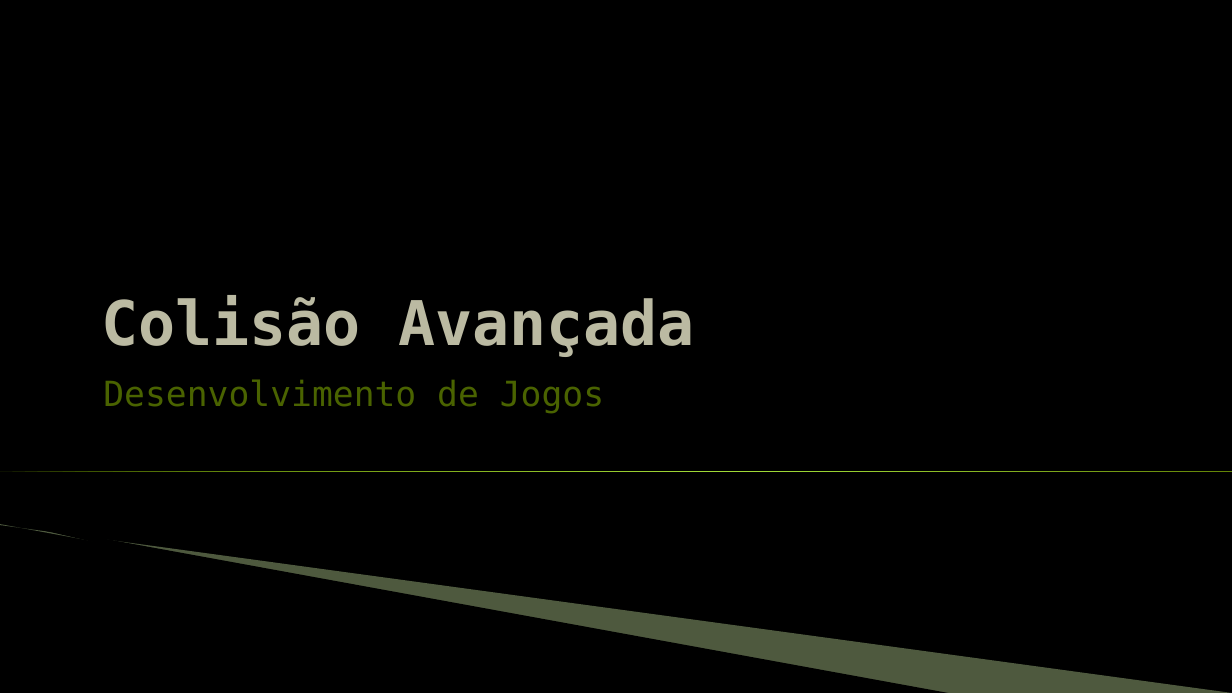
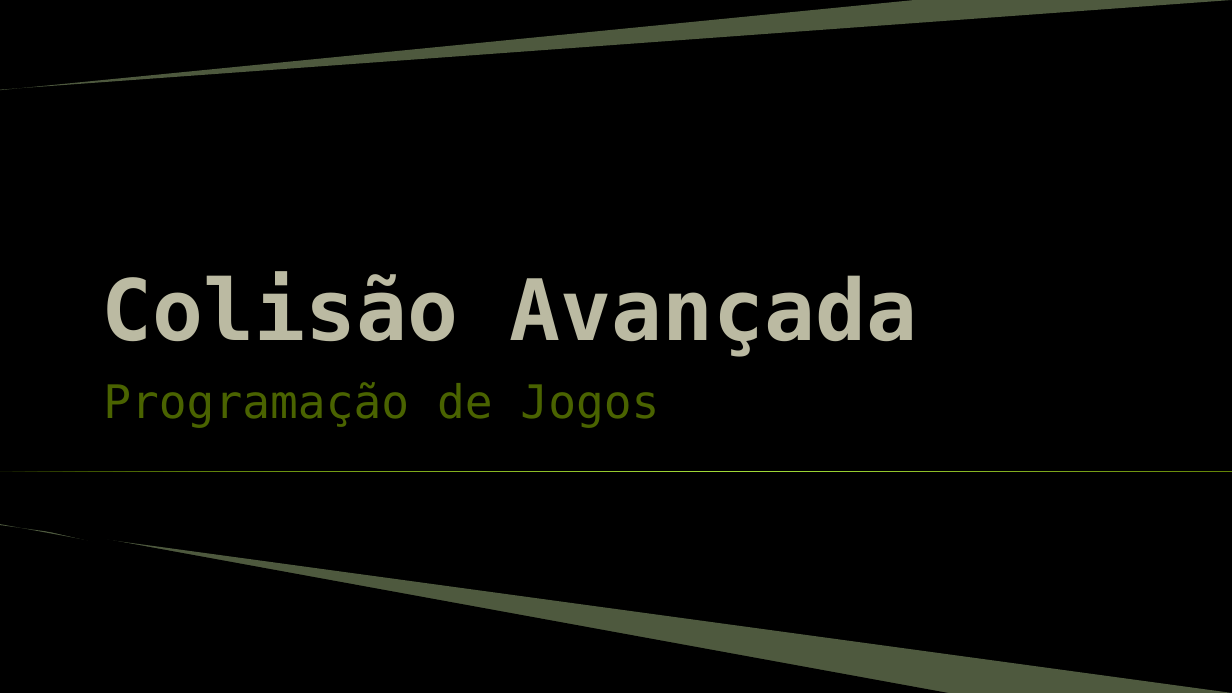
Before and after one commit to JudsonSS/Jogos, a slide deck: slide 1 of Slides/23. Colisão Avançada.pptx. Drawn at 1232x693 pixels with LibreOffice and Linux fonts; fonts in the diff are those of the drawing; background and template pictures are left out. Boxes give left, top, right and bottom in pixels: in the first picture for what was removed or moved away, otherwise in the second. Text is boxed around its words. In the diff, an @@ line names an element or a change of style, - is before the commit and + after.

```diff
--- a/Slides/23. Colisão Avançada.pptx
+++ b/Slides/23. Colisão Avançada.pptx
@@ freeform shape added at box(0, 0, 1232, 91), fill #C3E19D at 40% opacity @@
@@ title "Colisão Avançada" at box(101, 271, 917, 357): size 48 to 66 pt @@
@@ subtitle at box(103, 382, 659, 428): text changed; size 27 to 36 pt @@
-Desenvolvimento de Jogos
+Programação de Jogos
```
Also in this commit, not shown: 11 other slides changed.
